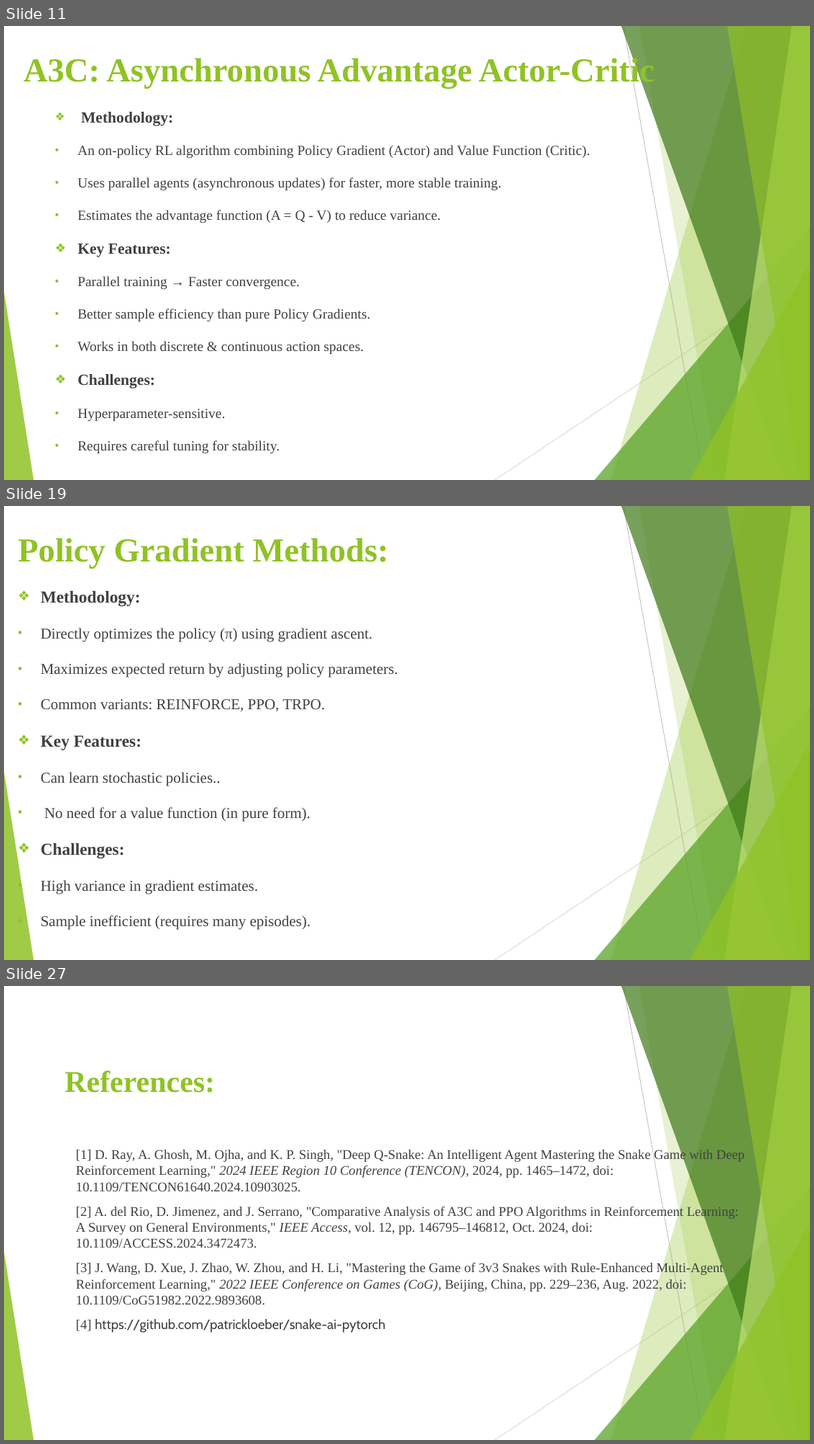
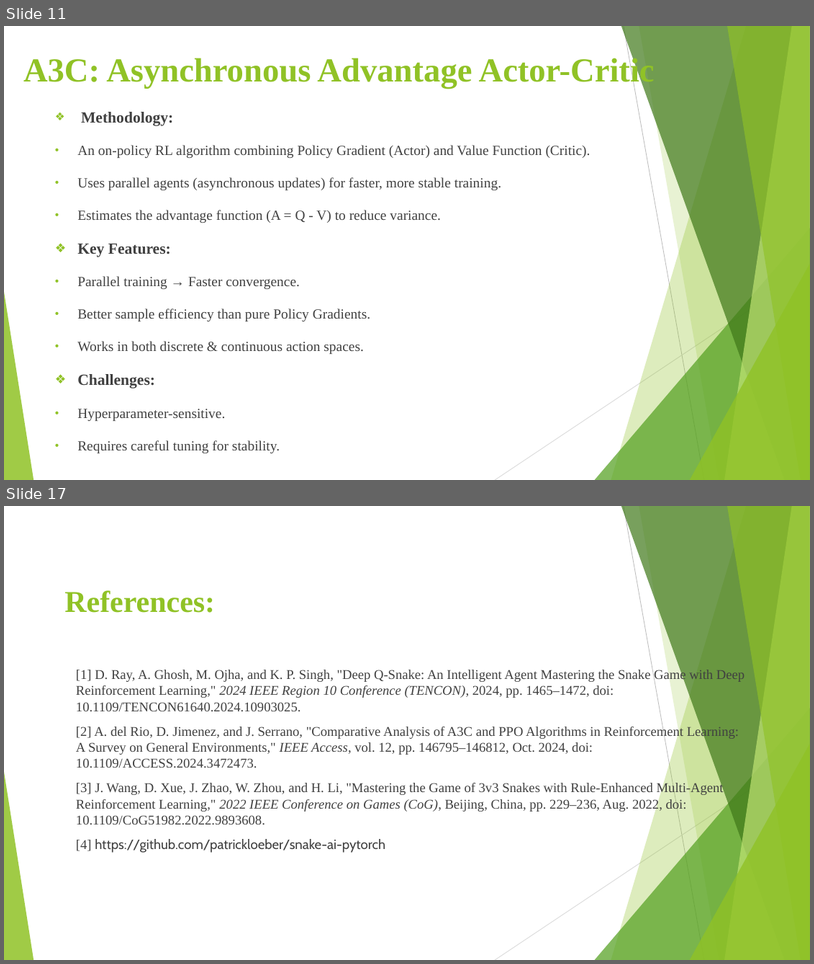
Before and after one commit to Harika2403/Intro-to-AI-Semester-Project, a slide deck: AI Project PPT.pptx. Shown one above the other, each under a label of ours: slides 11, 19 and 27 before the commit, slides 11 and 17 after it; the slides between them are not shown. The pictures are 814x1444 and 814x964 pixels, drawn with LibreOffice and Linux fonts; fonts in the diff are those of the drawing. Boxes give left, top, right and bottom in pixels: in the first picture for what was removed or moved away, otherwise in the second. Text is boxed around its words. In the diff, an @@ line names an element or a change of style, - is before the commit and + after.

```diff
--- a/AI Project PPT.pptx
+++ b/AI Project PPT.pptx
@@ slide 19 removed at bbox=[4, 506, 810, 960], background #FFFFFF; not listed: 10 template elements that a slide beside it also shows @@
@@ title removed at bbox=[18, 538, 388, 569] @@
-Policy Gradient Methods:
@@ text removed at bbox=[41, 591, 398, 929] @@
-❖ Methodology:
-• Directly optimizes the policy (π) using gradient ascent.
-• Maximizes expected return by adjusting policy parameters.
-• Common variants: REINFORCE, PPO, TRPO.
-❖ Key Features:
-• Can learn stochastic policies..
-• No need for a value function (in pure form).
-❖ Challenges:
-• High variance in gradient estimates.
-• Sample inefficient (requires many episodes).
@@ what was slide 27 is now slide 17 @@
```
Also in this commit, not shown: 9 slides changed, 1 slide added, 10 other slides removed.
